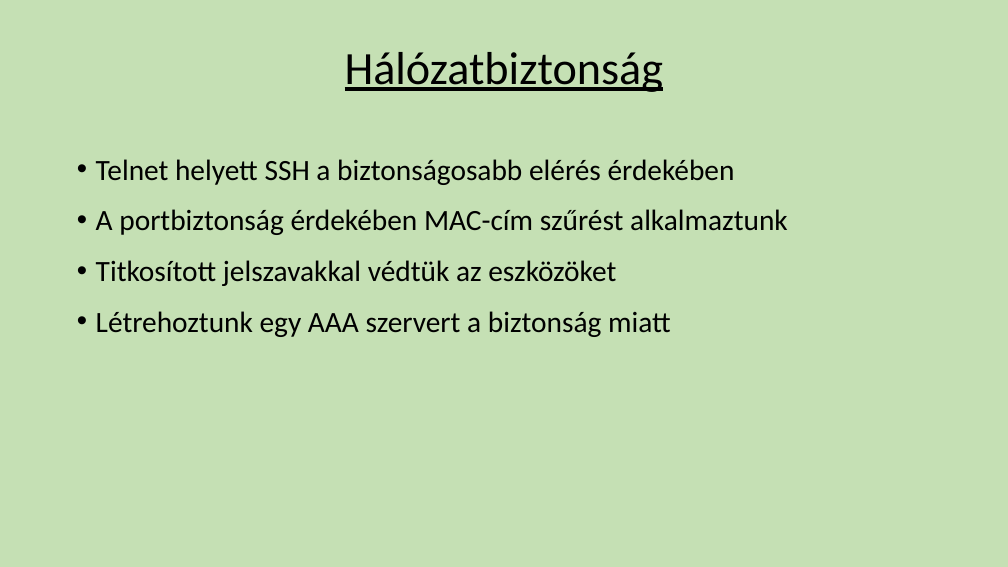
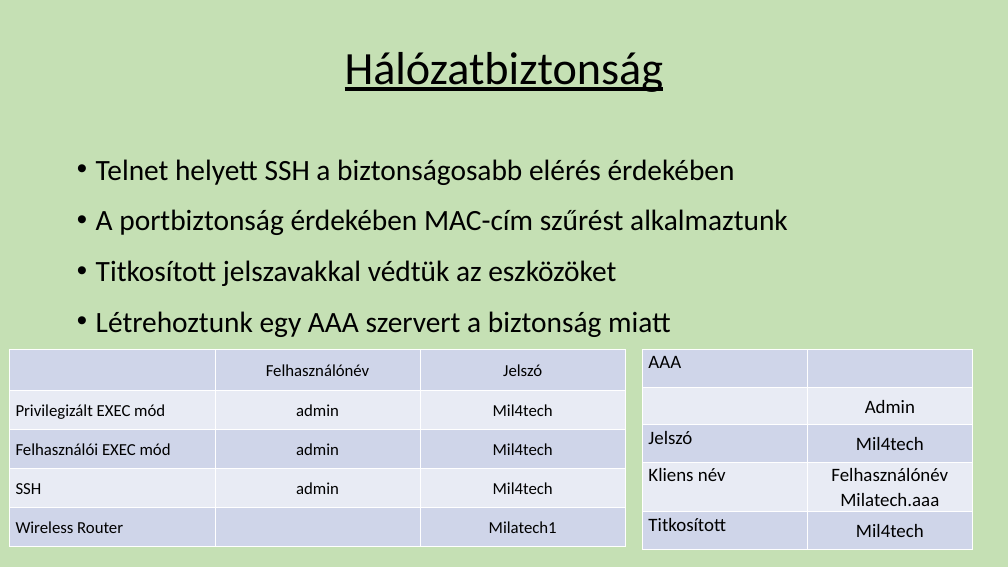
Before and after one commit to GyurosAdam/Niganyok, a slide deck: slide 11 of Hálózati Prezentáció.pptx. Drawn at 1008x567 pixels with LibreOffice and Linux fonts; fonts in the diff are those of the drawing; background and template pictures are left out. Boxes give left, top, right and bottom in pixels: in the first picture for what was removed or moved away, otherwise in the second. Text is boxed around its words. In the diff, an @@ line names an element or a change of style, - is before the commit and + after.

```diff
--- a/Hálózati Prezentáció.pptx
+++ b/Hálózati Prezentáció.pptx
@@ table added at [10, 349, 625, 547], 5 rows, 3 columns @@
+ | Felhasználónév | Jelszó
+Privilegizált EXEC mód | admin | Mil4tech
+Felhasználói EXEC mód | admin | Mil4tech
+SSH | admin | Mil4tech
+Wireless Router |  | Milatech1
@@ table added at [643, 349, 972, 547], 5 rows, 2 columns @@
+AAA | 
+ | Admin
+Jelszó | Mil4tech
+Kliens név | Felhasználónév Milatech.aaa
+Titkosított | Mil4tech
```
Also in this commit, not shown: 4 other slides changed, 5 other files.
